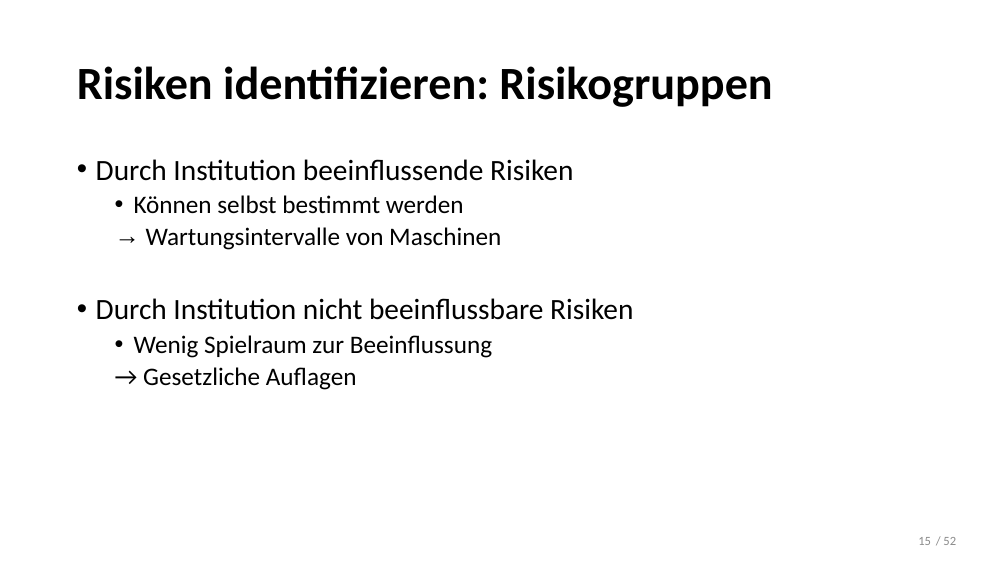
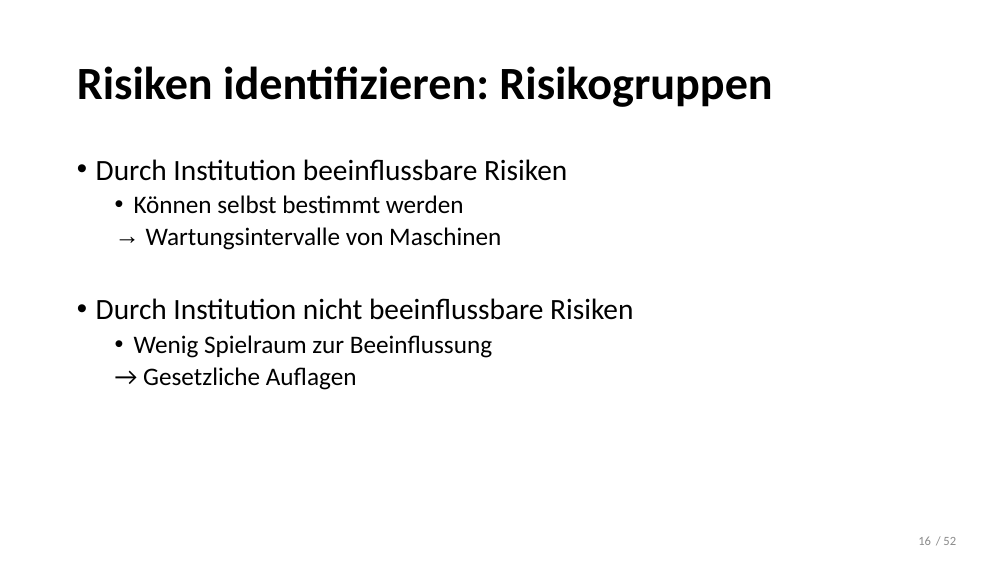
Before and after one commit to LennartDuemke/Sicherheit, a slide deck: slide 16 of Risikomanagement.pptx (slide 15 before the commit). Drawn at 1008x567 pixels with LibreOffice and Linux fonts; fonts in the diff are those of the drawing. Boxes give left, top, right and bottom in pixels: in the first picture for what was removed or moved away, otherwise in the second. Text is boxed around its words. In the diff, an @@ line names an element or a change of style, - is before the commit and + after.

```diff
--- a/Risikomanagement.pptx
+++ b/Risikomanagement.pptx
@@ text at <box>96,159,567,181</box>: text changed @@
-• Durch Institution beeinflussende Risiken
+• Durch Institution beeinflussbare Risiken
```
Also in this commit, not shown: 7 other slides changed, 2 slides added, 1 other file.
